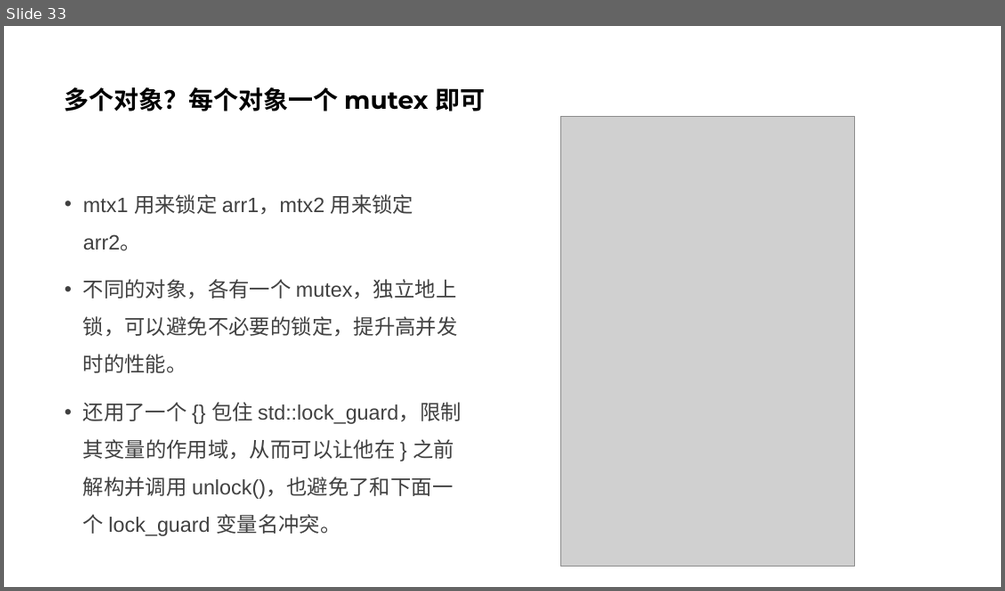
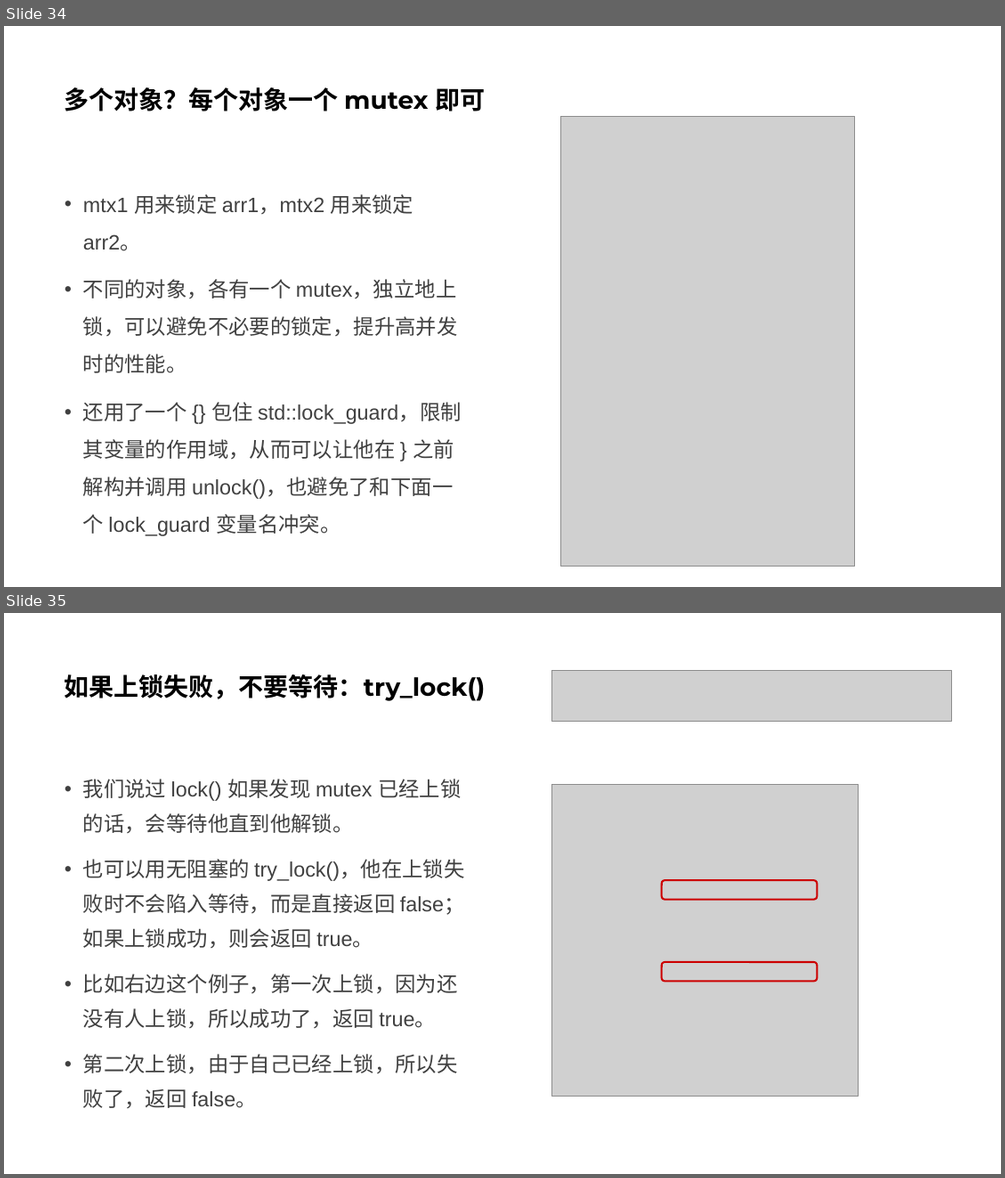
Before and after one commit to parallel101/course, a slide deck: 05/slides.pptx. Shown one above the other, each under a label of ours: slide 33 before the commit, slides 34 and 35 after it. The pictures are 1005x591 and 1005x1178 pixels, drawn with LibreOffice and Linux fonts; fonts in the diff are those of the drawing; grey boxes stand for pictures. Boxes give left, top, right and bottom in pixels: in the first picture for what was removed or moved away, otherwise in the second. Text is boxed around its words. In the diff, an @@ line names an element or a change of style, - is before the commit and + after.

```diff
--- a/05/slides.pptx
+++ b/05/slides.pptx
@@ slide 35 added at (x1=4, y1=613, x2=1001, y2=1174), background #FFFFFF @@
@@ title added at (x1=65, y1=674, x2=485, y2=701), 24 pt, text #000000, bold @@
+如果上锁失败，不要等待：try_lock()
@@ picture added at (x1=552, y1=670, x2=952, y2=721) @@
@@ text added at (x1=83, y1=779, x2=465, y2=1108), 20 pt, text #404040 @@
+• 我们说过 lock() 如果发现 mutex 已经上锁的话，会等待他直到他解锁。
+• 也可以用无阻塞的 try_lock()，他在上锁失败时不会陷入等待，而是直接返回 false；如果上锁成功，则会返回 true。
+• 比如右边这个例子，第一次上锁，因为还没有人上锁，所以成功了，返回 true。
+• 第二次上锁，由于自己已经上锁，所以失败了，返回 false。
@@ picture added at (x1=552, y1=784, x2=858, y2=1096) @@
@@ rounded rectangle added at (x1=662, y1=880, x2=817, y2=899), outline #CC0000 1.75 pt @@
@@ rounded rectangle added at (x1=662, y1=962, x2=817, y2=981), outline #CC0000 1.75 pt @@
@@ what was slide 33 is now slide 34 @@
```
Also in this commit, not shown: 4 slides changed, 12 other slides added, 21 other files.
